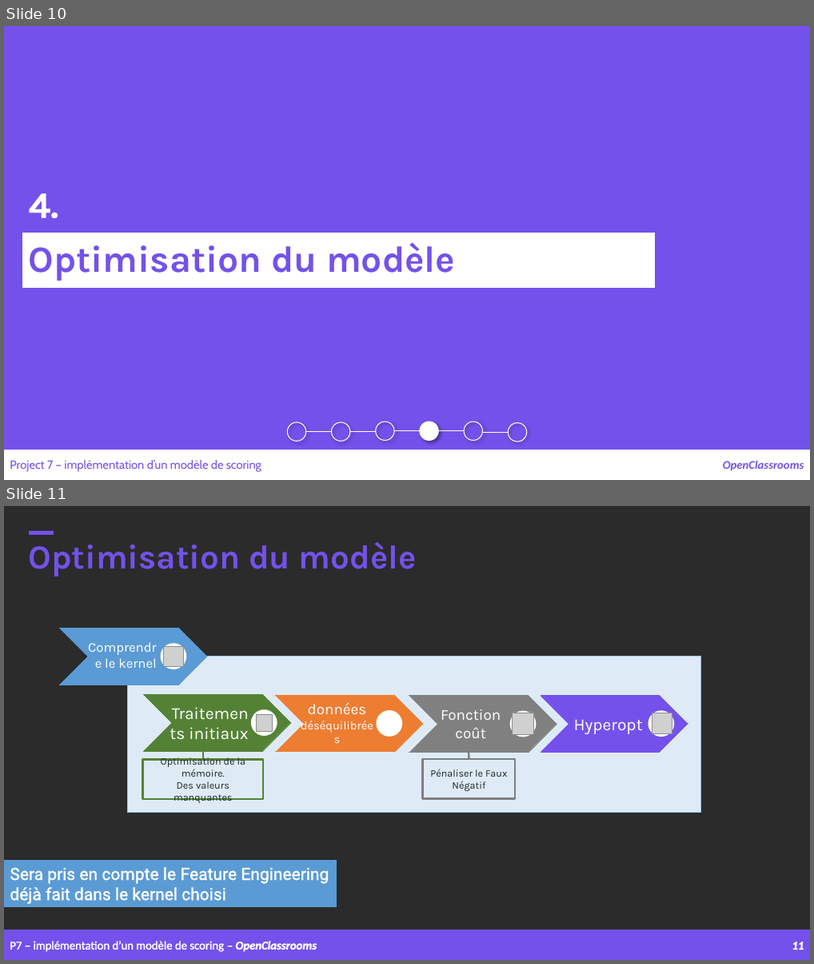
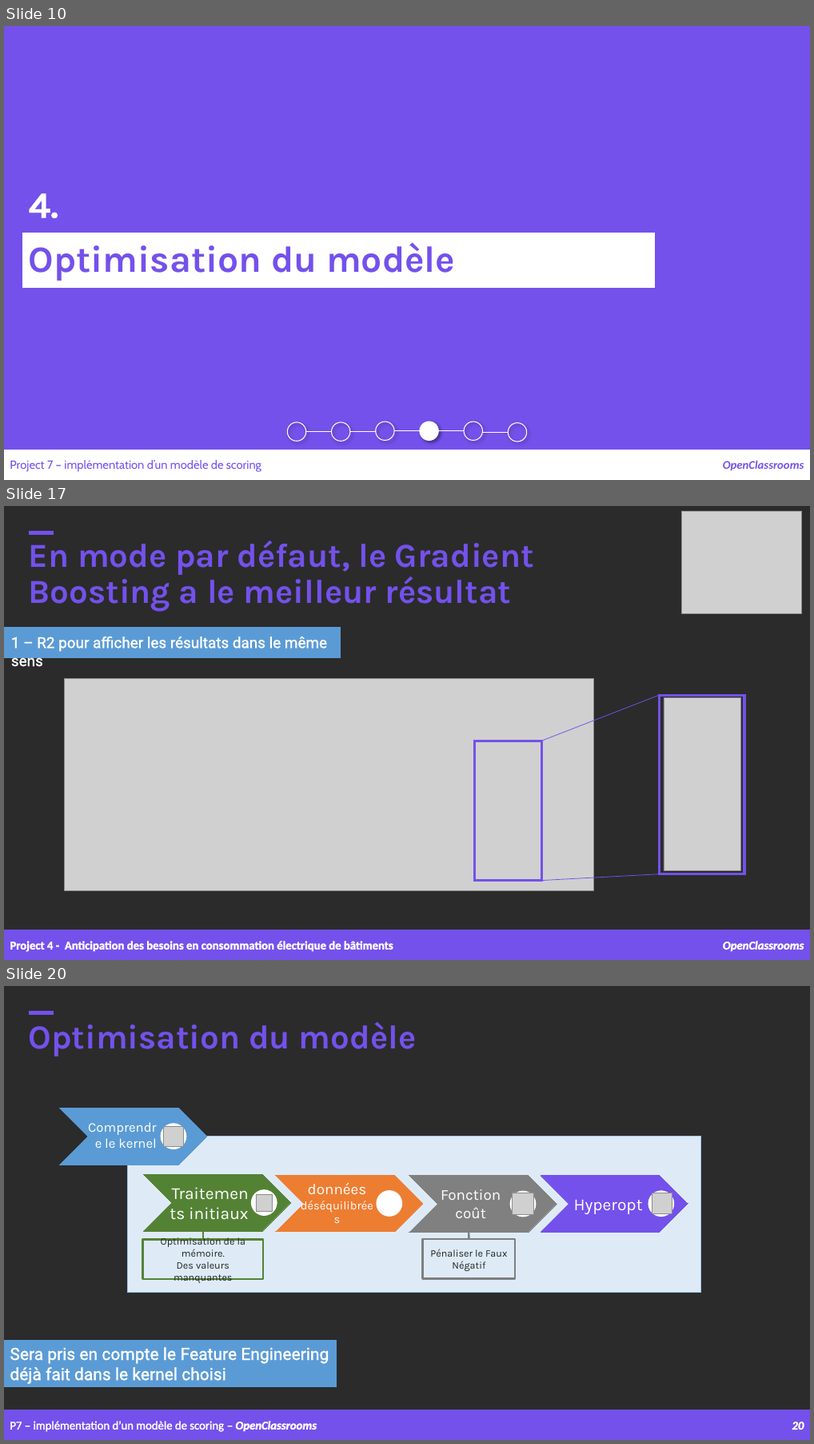
Before and after one commit to samirhinojosa/OC-P7-IMPLEMENT-A-SCORING-MODEL, a slide deck: supports/P7_presentation_final_v2.pptx. Shown one above the other, each under a label of ours: slides 10 and 11 before the commit, slides 10, 17 and 20 after it; the slides between them are not shown. The pictures are 814x964 and 814x1444 pixels, drawn with LibreOffice and Linux fonts; fonts in the diff are those of the drawing; grey boxes stand for pictures; background and template pictures are left out; a plain dark background stands for a picture behind light text. Boxes give left, top, right and bottom in pixels: in the first picture for what was removed or moved away, otherwise in the second. Text is boxed around its words. In the diff, an @@ line names an element or a change of style, - is before the commit and + after.

```diff
--- a/supports/P7_presentation_final_v2.pptx
+++ b/supports/P7_presentation_final_v2.pptx
@@ slide 17 added at (4,506,810,960), background picture (left out) @@
@@ picture added at (682,511,802,614) @@
@@ text added at (29,540,534,612), 40 pt, text #7451EB, bold @@
+En mode par défaut, le Gradient Boosting a le meilleur résultat
@@ rectangle added at (29,531,53,535), fill #7451EB, outline #7451EB 1 pt @@
@@ rectangle added at (4,628,341,658), fill #5B9BD5, outline #5B9BD5 1 pt @@
@@ text added at (11,636,327,652), 18 pt, text #FFFFFF @@
+1 – R2 pour afficher les résultats dans le même sens
@@ picture added at (65,679,594,890) @@
@@ line added from (660, 695) to (542, 740), #7451EB 0.75 pt @@
@@ rectangle added at (660,695,745,874), outline #7451EB 3 pt @@
@@ picture added at (664,698,742,871) @@
@@ rectangle added at (475,740,542,880), outline #7451EB 3 pt @@
@@ line added from (660, 874) to (542, 880), #7451EB 0.75 pt @@
@@ rectangle added at (4,929,810,960), fill #7451EB, outline #7451EB 1 pt @@
@@ text added at (10,940,394,952), 14 pt, text #FFFFFF, bold @@
+Project 4 - Anticipation des besoins en consommation électrique de bâtiments
@@ text added at (723,940,805,951), 14 pt, text #FFFFFF, bold, italic @@
+OpenClassrooms
@@ what was slide 11 is now slide 20 @@
@@ page number at (792,1421,804,1429): text changed @@
-11
+20
```
Also in this commit, not shown: 3 slides changed, 8 other slides added, 2 other files.
